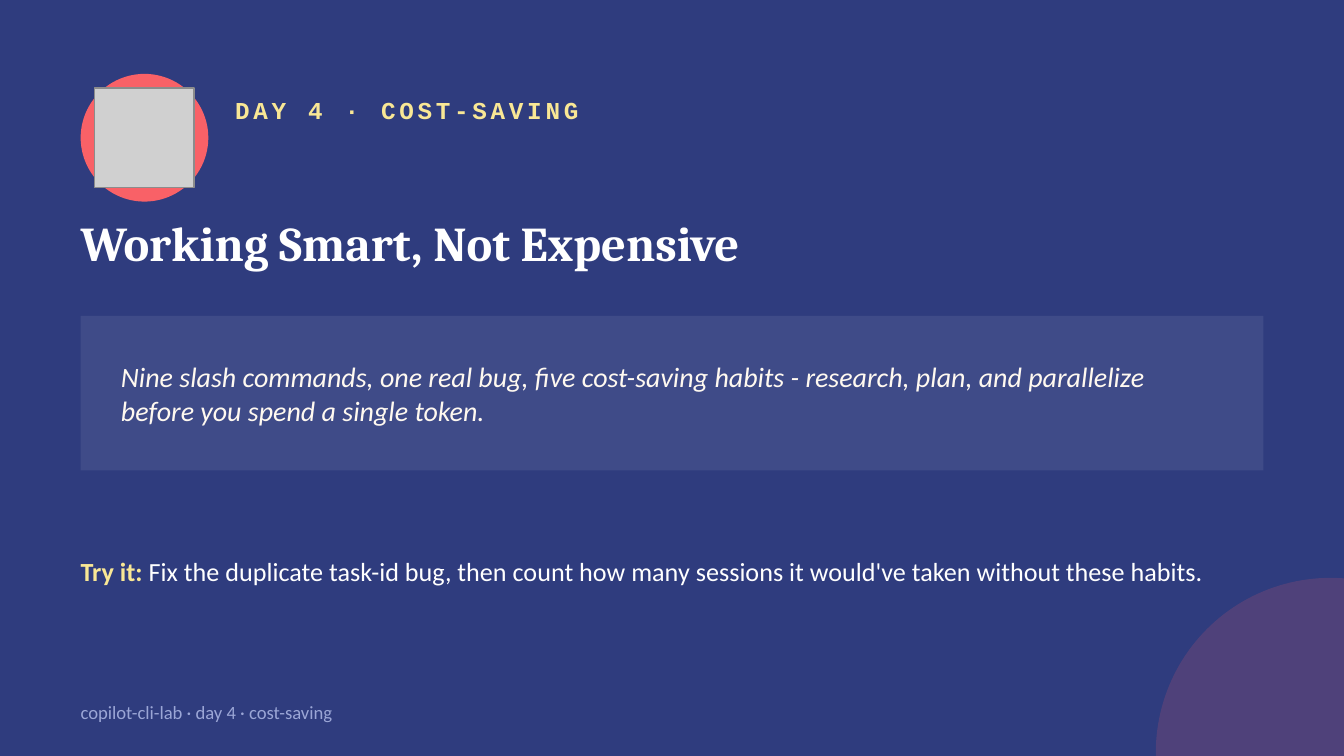
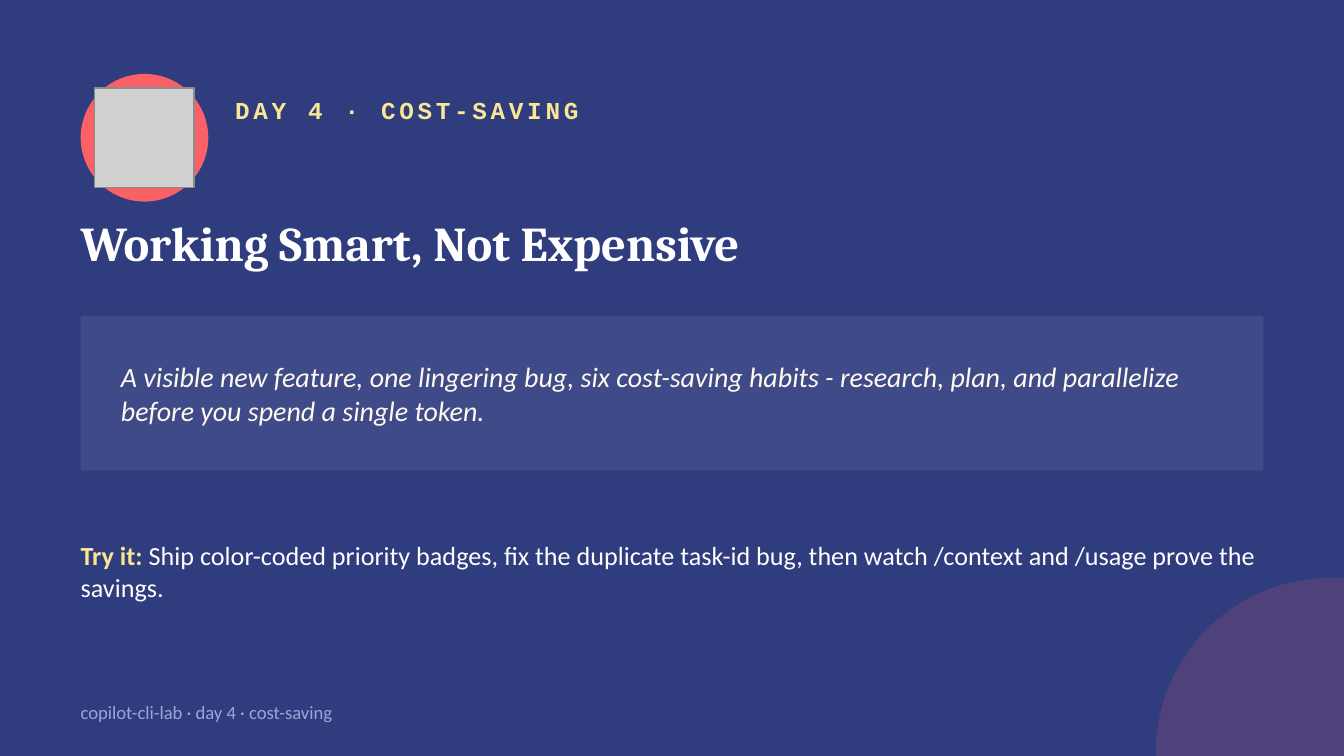
Before and after one commit to kandanai-leenutaphong-backup/copilot-cli-lab, a slide deck: slide 7 of slides/copilot-cli-lab.pptx. Drawn at 1344x756 pixels with LibreOffice and Linux fonts; fonts in the diff are those of the drawing; grey boxes stand for pictures. Boxes give left, top, right and bottom in pixels: in the first picture for what was removed or moved away, otherwise in the second. Text is boxed around its words. In the diff, an @@ line names an element or a change of style, - is before the commit and + after.

```diff
--- a/slides/copilot-cli-lab.pptx
+++ b/slides/copilot-cli-lab.pptx
@@ text at bbox=[121, 367, 1179, 426]: text changed @@
-Nine slash commands, one real bug, five cost-saving habits - research, plan, and parallelize before you spend a single token.
+A visible new feature, one lingering bug, six cost-saving habits - research, plan, and parallelize before you spend a single token.
@@ text at bbox=[81, 546, 1254, 602]: text changed @@
-Try it: Fix the duplicate task-id bug, then count how many sessions it would've taken without these habits.
+Try it: Ship color-coded priority badges, fix the duplicate task-id bug, then watch /context and /usage prove the savings.
```
Also in this commit, not shown: 2 other slides changed, 10 other files.
